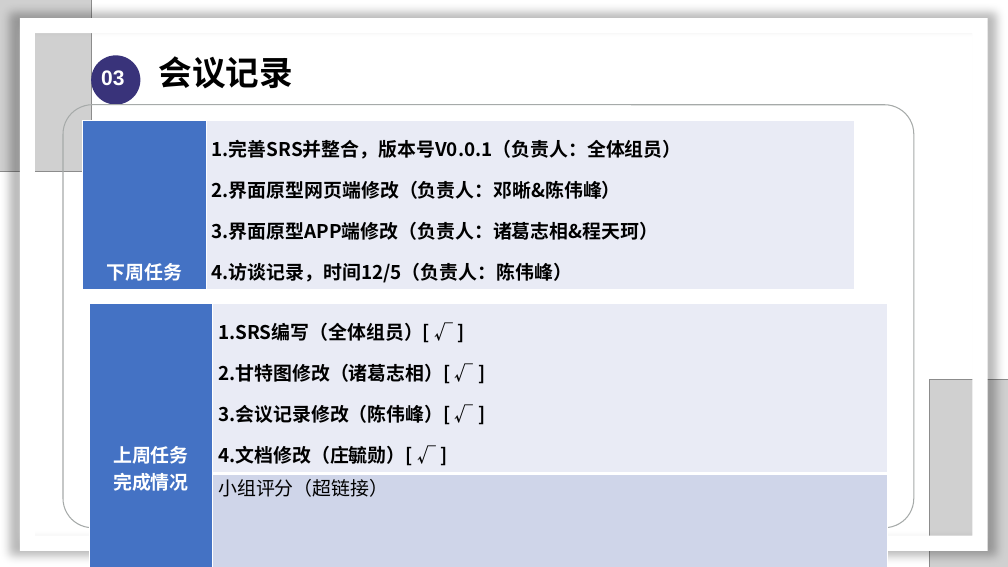
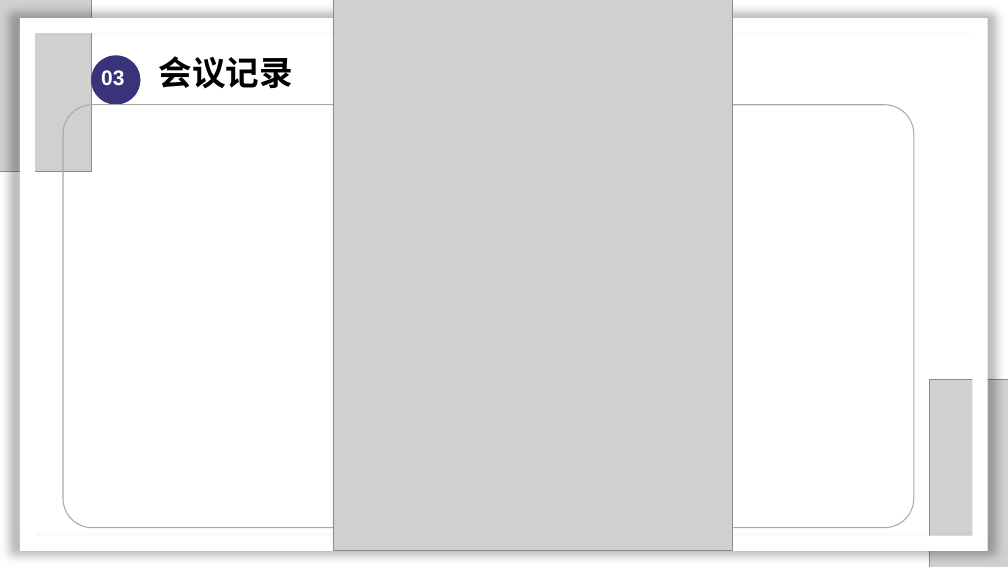
Before and after one commit to SarielX98/PRD2018G14, a slide deck: slide 33 of 受控文档/软件需求工程/2项目计划/PRD2018-G14-软件需求工程审核PPT.pptx (slide 34 before the commit). Drawn at 1008x567 pixels with LibreOffice and Linux fonts; fonts in the diff are those of the drawing; grey boxes stand for pictures; background and template pictures are left out. Boxes give left, top, right and bottom in pixels: in the first picture for what was removed or moved away, otherwise in the second. Text is boxed around its words. In the diff, an @@ line names an element or a change of style, - is before the commit and + after.

```diff
--- a/受控文档/软件需求工程/2项目计划/PRD2018-G14-软件需求工程审核PPT.pptx
+++ b/受控文档/软件需求工程/2项目计划/PRD2018-G14-软件需求工程审核PPT.pptx
@@ picture added at (x1=333, y1=0, x2=732, y2=551) @@
@@ table removed at (x1=82, y1=120, x2=854, y2=290), 1 rows, 2 columns @@
-下周任务 | 完善SRS并整合，版本号V0.0.1（负责人：全体组员） / 界面原型网页端修改（负责人：邓晰&陈伟峰） / 界面原型APP端修改（负责人：诸葛志相&程天珂） / 访谈记录，时间12/5（负责人：陈伟峰）
@@ table removed at (x1=89, y1=304, x2=888, y2=522), 2 rows, 2 columns @@
-上周任务 / 完成情况 | SRS编写（全体组员）[ √ ] / 甘特图修改（诸葛志相）[ √ ] / 会议记录修改（陈伟峰）[ √ ] / 文档修改（庄毓勋）[ √ ] / WBS修改（程天珂）[ √ ]
- | 小组评分（超链接）
```
Also in this commit, not shown: 3 other slides changed, 1 slide removed.
